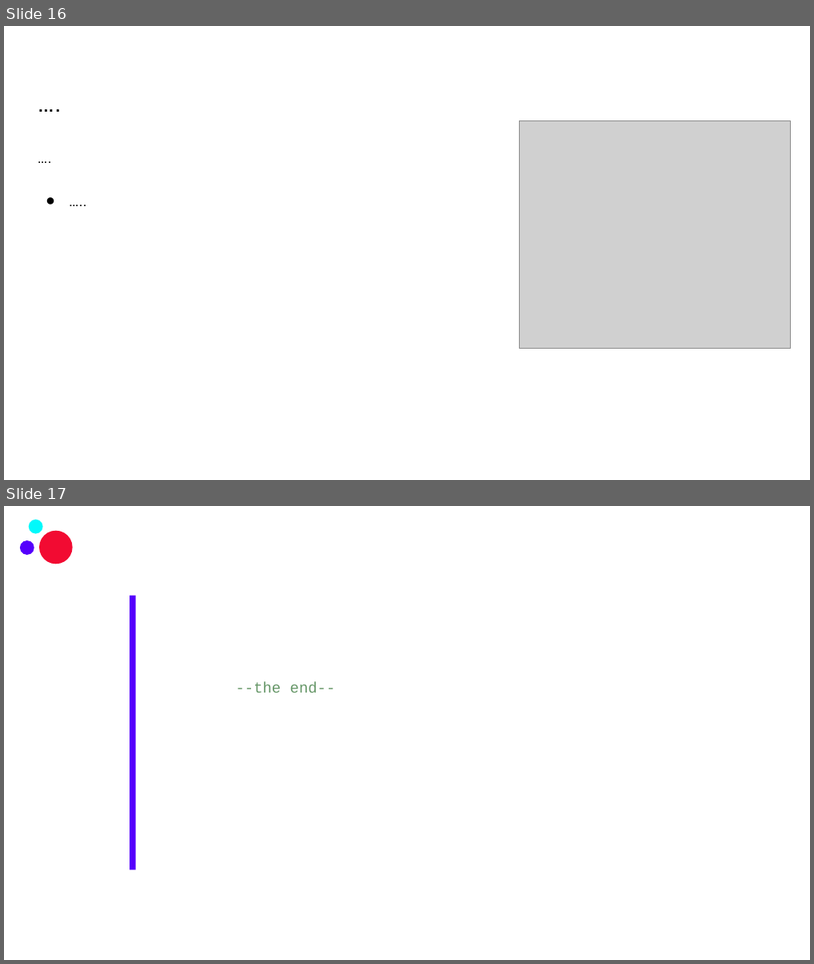
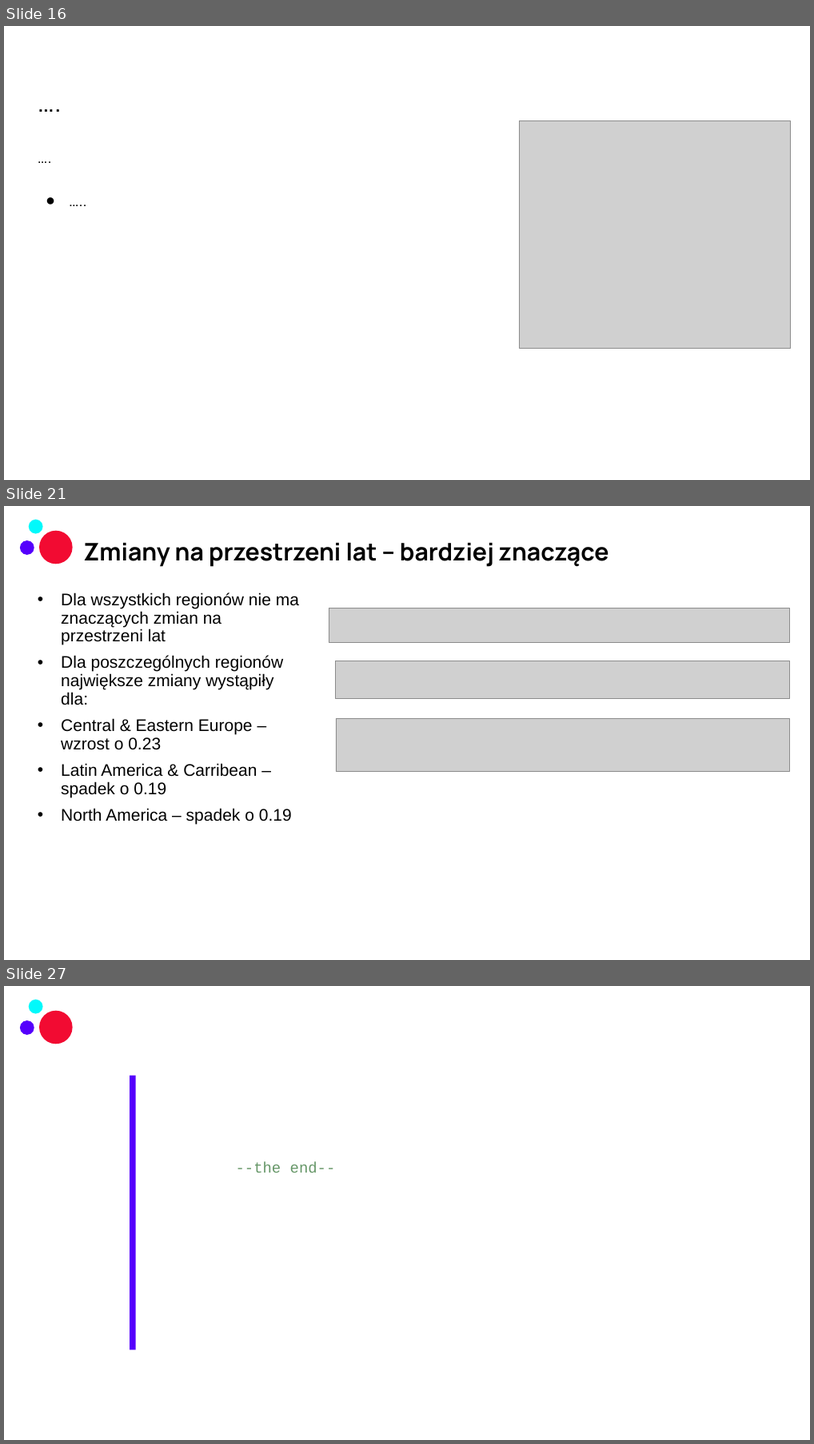
Before and after one commit to infoshareacademy/jdszr14-Tylda, a slide deck: robocza_prezentacja/Project.1.Happiness.by.Tylda_ROBOCZA_ver1.pptx. Shown one above the other, each under a label of ours: slides 16 and 17 before the commit, slides 16, 21 and 27 after it; the slides between them are not shown. The pictures are 814x964 and 814x1444 pixels, drawn with LibreOffice and Linux fonts; fonts in the diff are those of the drawing; grey boxes stand for pictures; background and template pictures are left out. Boxes give left, top, right and bottom in pixels: in the first picture for what was removed or moved away, otherwise in the second. Text is boxed around its words. In the diff, an @@ line names an element or a change of style, - is before the commit and + after.

Commit message:
zmiany w prezentacji; nowe analizy z tableau

```diff
--- a/robocza_prezentacja/Project.1.Happiness.by.Tylda_ROBOCZA_ver1.pptx
+++ b/robocza_prezentacja/Project.1.Happiness.by.Tylda_ROBOCZA_ver1.pptx
@@ slide 21 added at (x1=4, y1=506, x2=810, y2=960), background picture (left out); not listed: 3 template elements that a slide beside it also shows @@
@@ title added at (x1=83, y1=542, x2=610, y2=567), 28.8 pt, text #000000, bold @@
+Zmiany na przestrzeni lat – bardziej znaczące
@@ text added at (x1=61, y1=592, x2=299, y2=824), 20 pt, text #000000 @@
+• Dla wszystkich regionów nie ma znaczących zmian na przestrzeni lat
+• Dla poszczególnych regionów największe zmiany wystąpiły dla:
+• Central & Eastern Europe – wzrost o 0.23
+• Latin America & Carribean – spadek o 0.19
+• North America – spadek o 0.19
@@ picture added at (x1=330, y1=608, x2=790, y2=642) @@
@@ picture added at (x1=335, y1=661, x2=790, y2=698) @@
@@ picture added at (x1=336, y1=718, x2=790, y2=772) @@
@@ what was slide 17 is now slide 27 @@
```
Also in this commit, not shown: 1 slide changed, 9 other slides added.
